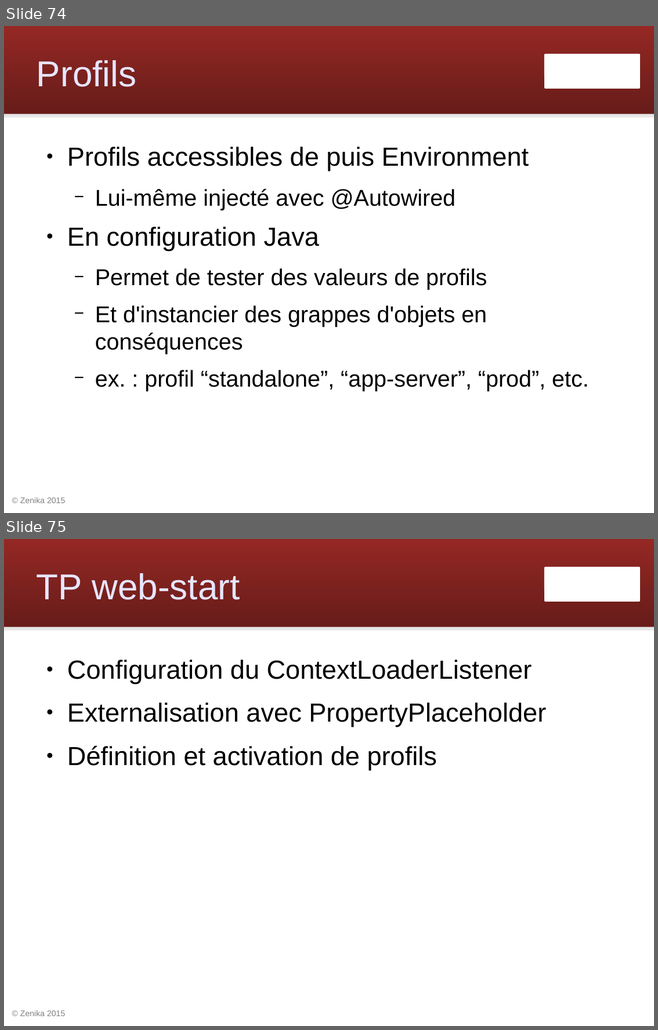
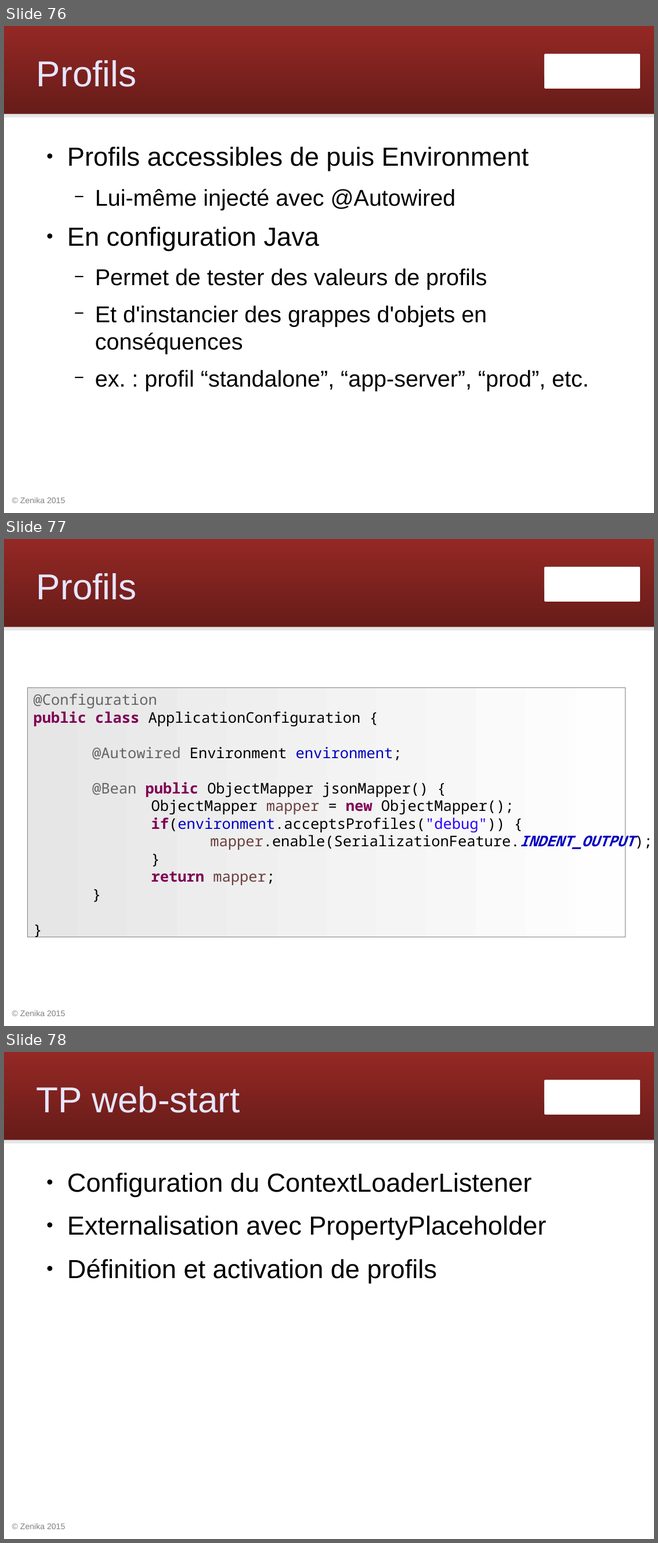
Before and after one commit to Zenika/workshop-spring-core, a slide deck: spring-workshop.odp. Shown one above the other, each under a label of ours: slides 74 and 75 before the commit, slides 76, 77 and 78 after it. The pictures are 658x1030 and 658x1543 pixels, drawn with LibreOffice and Linux fonts; fonts in the diff are those of the drawing; background and template pictures are left out. Boxes give left, top, right and bottom in pixels: in the first picture for what was removed or moved away, otherwise in the second. Text is boxed around its words. In the diff, an @@ line names an element or a change of style, - is before the commit and + after.

```diff
--- a/spring-workshop.odp
+++ b/spring-workshop.odp
@@ slide 77 added at <box>4,539,654,1026</box>, background #FFFFFF; not listed: 4 template elements that a slide beside it also shows @@
@@ title added at <box>36,573,136,600</box>, 44 pt, text #E6E6FF @@
+Profils
@@ rectangle added at <box>28,688,625,938</box>, fill gradient #E6E6E6 to #FEFEFE, outline #808080 0 pt, 18 pt, text #000000 @@
+@Configuration
+public class ApplicationConfiguration {
+@Autowired Environment environment;
+@Bean public ObjectMapper jsonMapper() {
+ObjectMapper mapper = new ObjectMapper();
+if(environment.acceptsProfiles("debug")) {
+mapper.enable(SerializationFeature.INDENT_OUTPUT);
+}
+return mapper;
+}
+}
@@ what was slide 74 is now slide 76 @@
@@ what was slide 75 is now slide 78 @@
```
Also in this commit, not shown: 3 slides changed, 3 other slides added, 1 slide removed.
